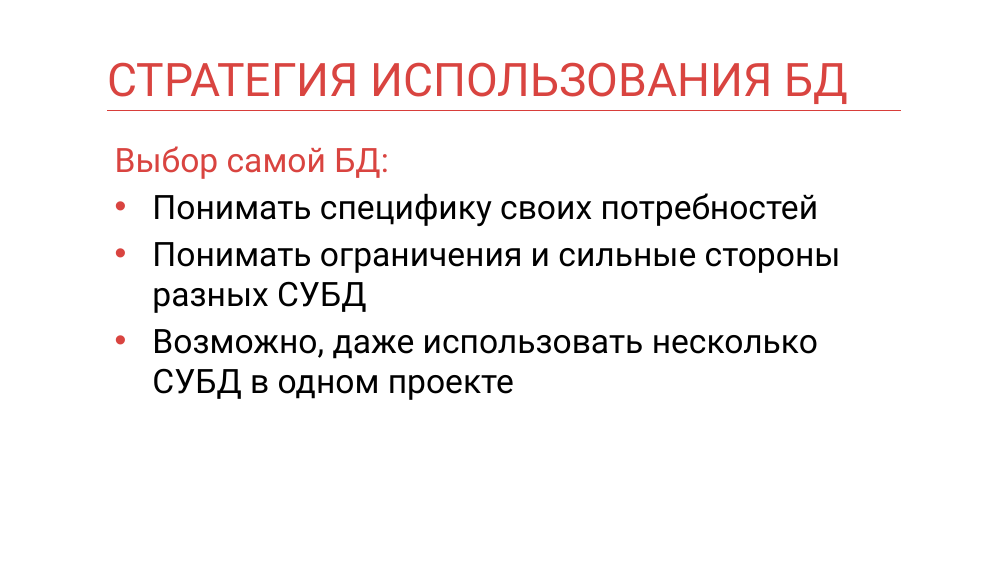
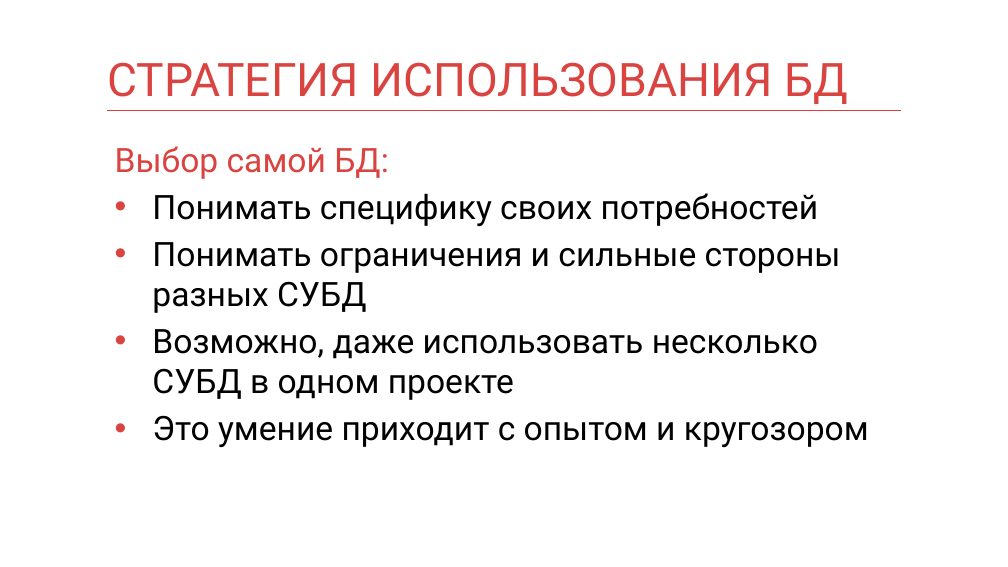
Before and after one commit to mnenorm74/web-game, a slide deck: slide 36 of db.pptx (slide 32 before the commit). Drawn at 1008x567 pixels with LibreOffice and Linux fonts; fonts in the diff are those of the drawing. Boxes give left, top, right and bottom in pixels: in the first picture for what was removed or moved away, otherwise in the second. Text is boxed around its words. In the diff, an @@ line names an element or a change of style, - is before the commit and + after.

```diff
--- a/db.pptx
+++ b/db.pptx
@@ text at bbox=[152, 415, 869, 447]: paragraph added @@
+• Это умение приходит с опытом и кругозором
```
Also in this commit, not shown: 23 other slides changed, 13 slides added, 9 slides removed, 1 other file.
